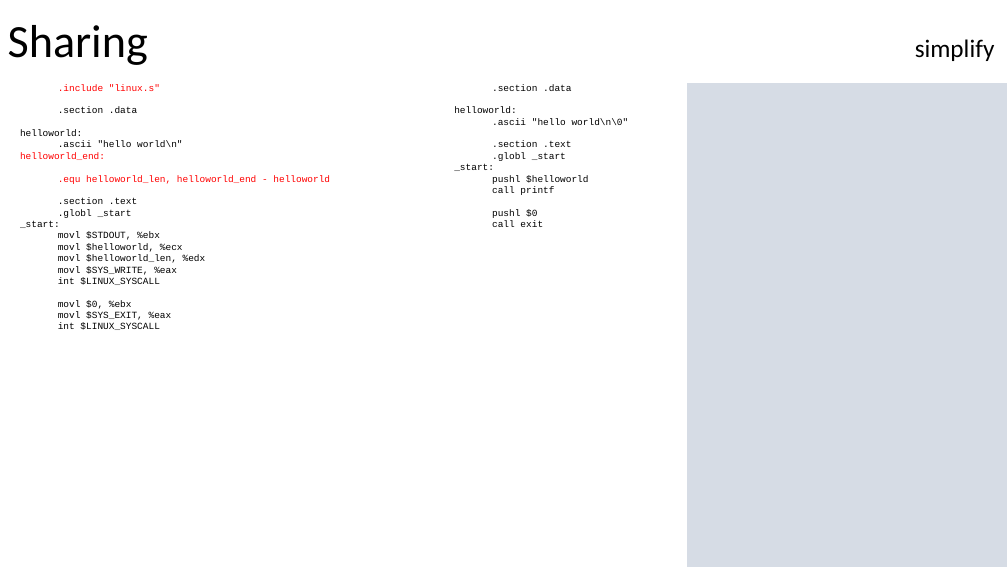
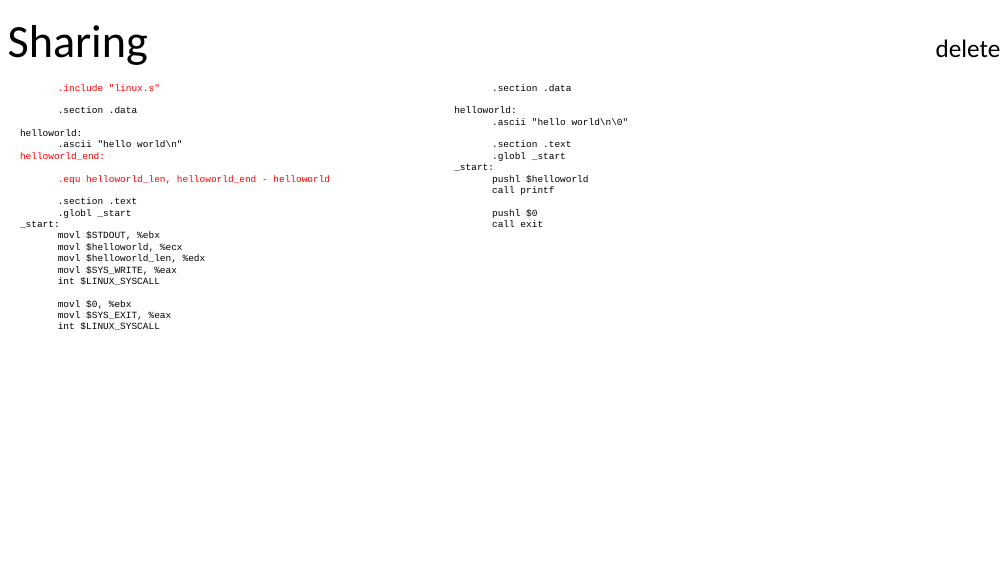
Before and after one commit to Jsalaz1989/x86-Assembly-ATT, a slide deck: slide 6 of sharing/8.0 Sharing.pptx. Drawn at 1008x567 pixels with LibreOffice and Linux fonts; fonts in the diff are those of the drawing. Boxes give left, top, right and bottom in pixels: in the first picture for what was removed or moved away, otherwise in the second. Text is boxed around its words. In the diff, an @@ line names an element or a change of style, - is before the commit and + after.

```diff
--- a/sharing/8.0 Sharing.pptx
+++ b/sharing/8.0 Sharing.pptx
@@ title at <box>8,25,1001,65</box>: text changed; size 24 to 44 pt @@
-Sharing simplify
+Sharing delete
@@ rectangle removed at <box>687,84,1006,567</box> @@
```
Also in this commit, not shown: 19 other slides changed.
